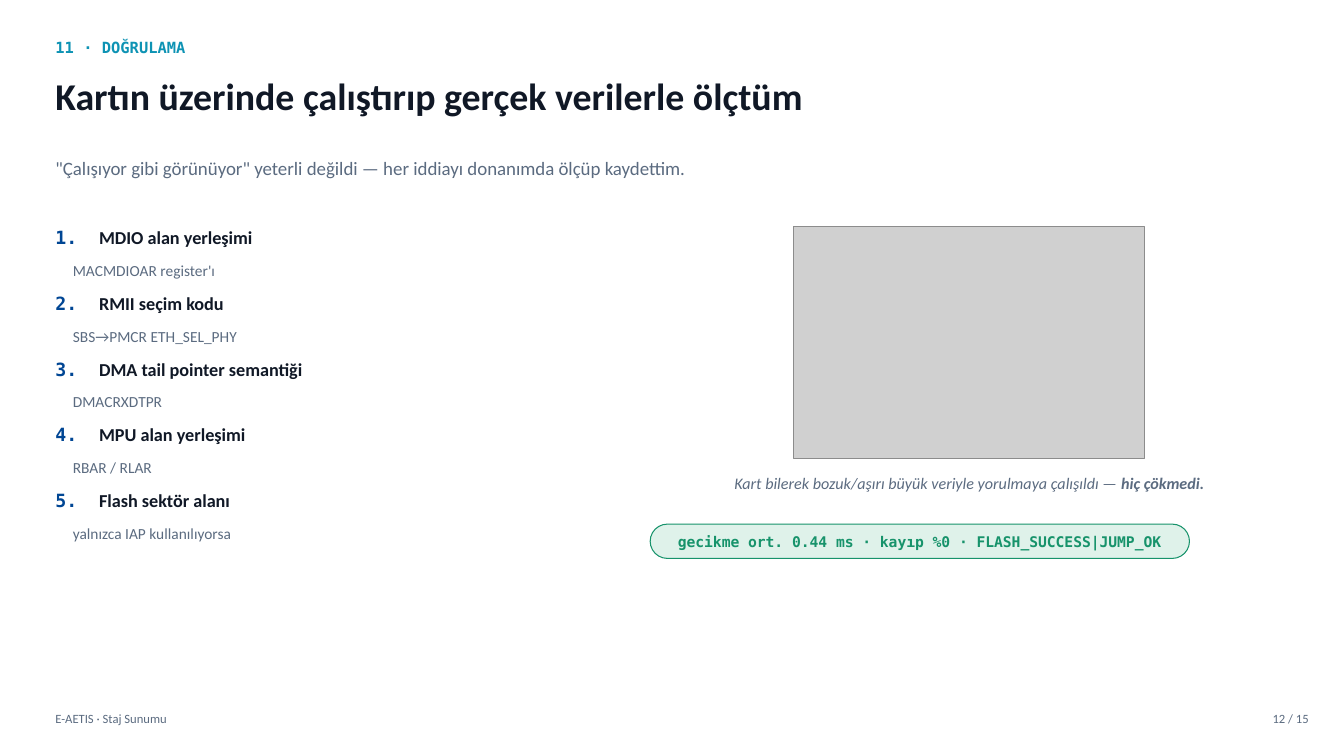
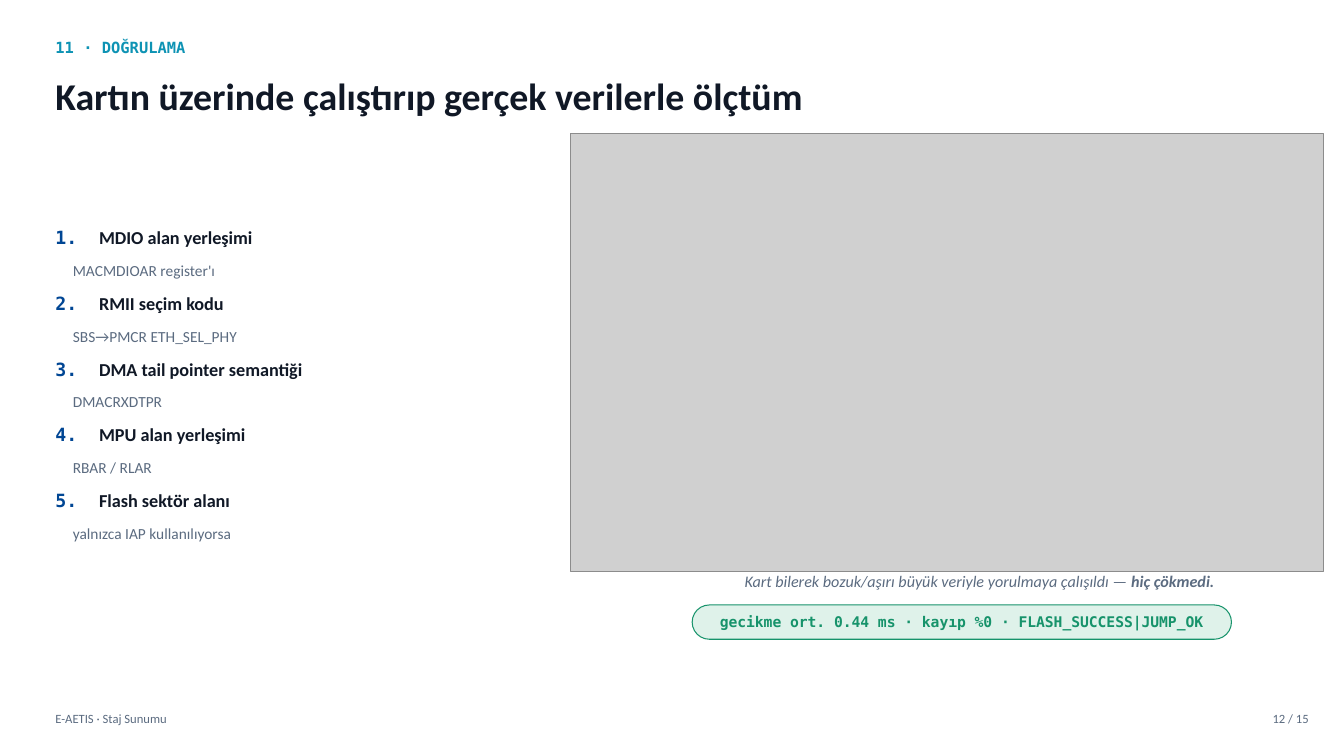
Before and after one commit to k4zmo55/ETH_BSP, a slide deck: slide 12 of sunum/EAETIS_Staj_Sunumu_Taslak.pptx. Drawn at 1344x756 pixels with LibreOffice and Linux fonts; fonts in the diff are those of the drawing; grey boxes stand for pictures; background and template pictures are left out. Boxes give left, top, right and bottom in pixels: in the first picture for what was removed or moved away, otherwise in the second. Text is boxed around its words. In the diff, an @@ line names an element or a change of style, - is before the commit and + after.

```diff
--- a/sunum/EAETIS_Staj_Sunumu_Taslak.pptx
+++ b/sunum/EAETIS_Staj_Sunumu_Taslak.pptx
@@ picture: place and size @@
-picture at <box>795,227,1145,459</box>
+picture at <box>571,133,1323,572</box>
@@ text removed at <box>55,162,685,178</box> @@
-"Çalışıyor gibi görünüyor" yeterli değildi — her iddiayı donanımda ölçüp kaydettim.
@@ text "Kart bilerek bozuk/aşırı büyük veriyle ...": place and size @@
-text "Kart bilerek bozuk/aşırı büyük veriyle ..." at <box>734,477,1204,492</box>
+text "Kart bilerek bozuk/aşırı büyük veriyle ..." at <box>745,575,1214,590</box>
@@ rounded rectangle "gecikme ort. 0.44 ms · ...": place and size @@
-rounded rectangle "gecikme ort. 0.44 ms · ..." at <box>650,524,1190,559</box>
+rounded rectangle "gecikme ort. 0.44 ms · ..." at <box>693,605,1232,639</box>
```
Also in this commit, not shown: 8 other slides changed, 5 other files.
